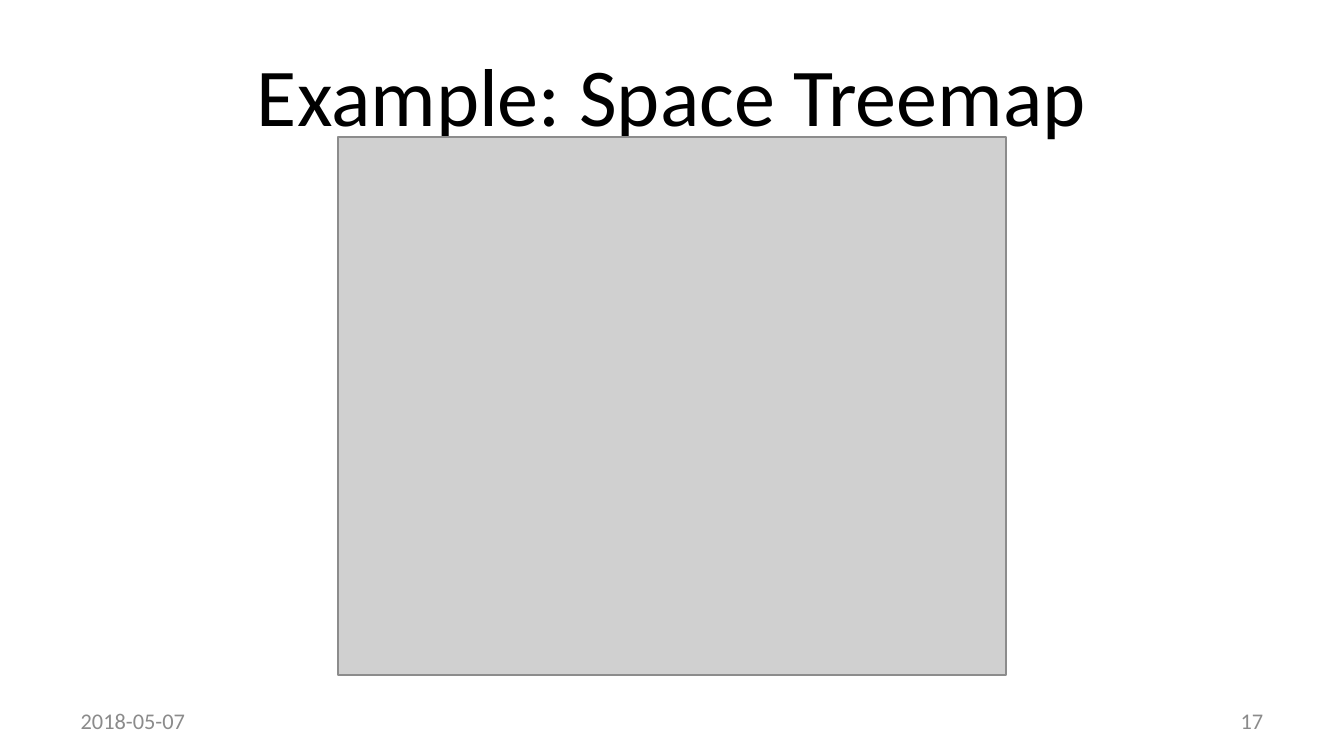
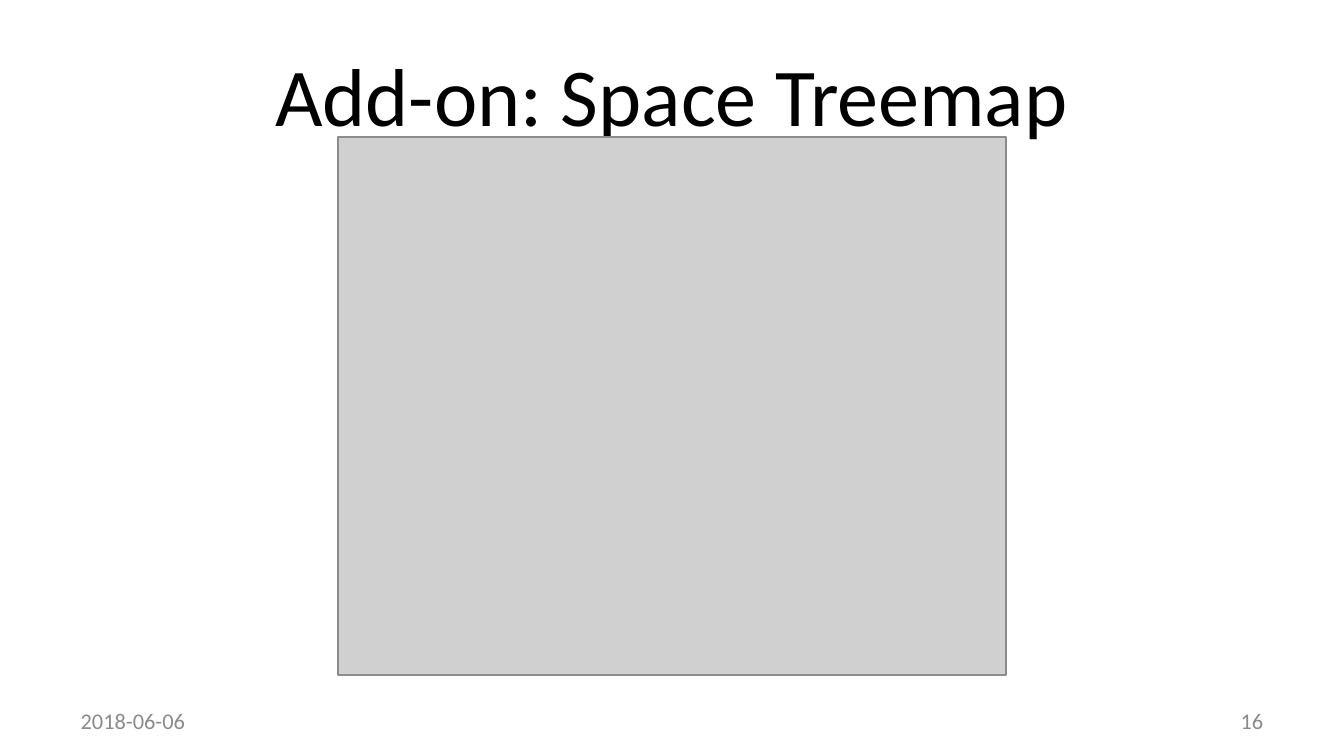
Before and after one commit to method5/method5.github.io, a slide deck: slide 16 of presentations/Method5.pptx (slide 17 before the commit). Drawn at 1344x756 pixels with LibreOffice and Linux fonts; fonts in the diff are those of the drawing; grey boxes stand for pictures; background and template pictures are left out. Boxes give left, top, right and bottom in pixels: in the first picture for what was removed or moved away, otherwise in the second. Text is boxed around its words. In the diff, an @@ line names an element or a change of style, - is before the commit and + after.

```diff
--- a/presentations/Method5.pptx
+++ b/presentations/Method5.pptx
@@ title at (275, 69, 1067, 145): text changed @@
-Example: Space Treemap
+Add-on: Space Treemap
@@ text at (81, 714, 185, 729): text changed @@
-2018-05-07
+2018-06-06
@@ page number at (1241, 714, 1264, 729): text changed @@
-17
+16
```
Also in this commit, not shown: 23 other slides changed, 1 slide added, 1 slide removed.
